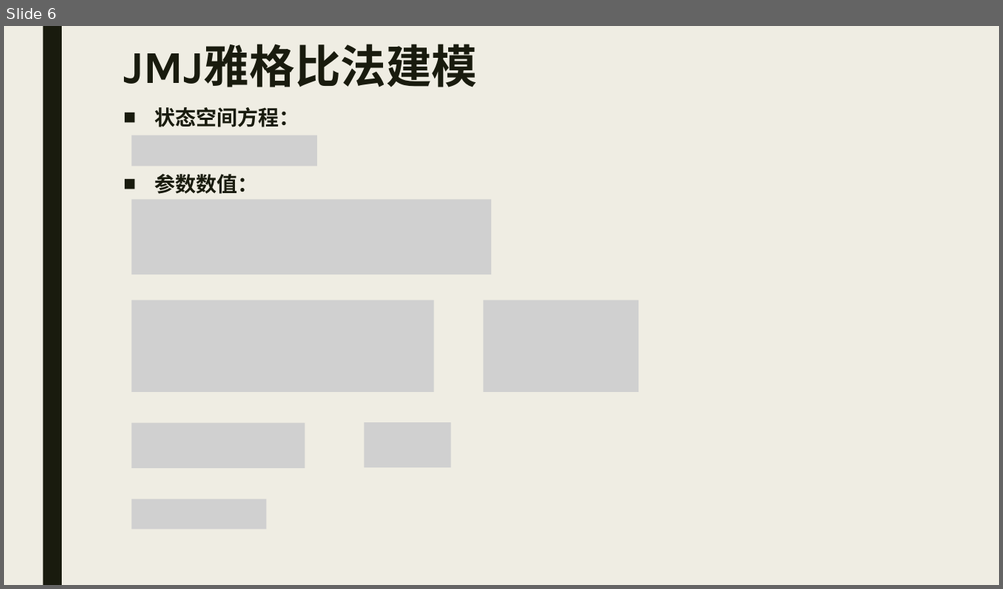
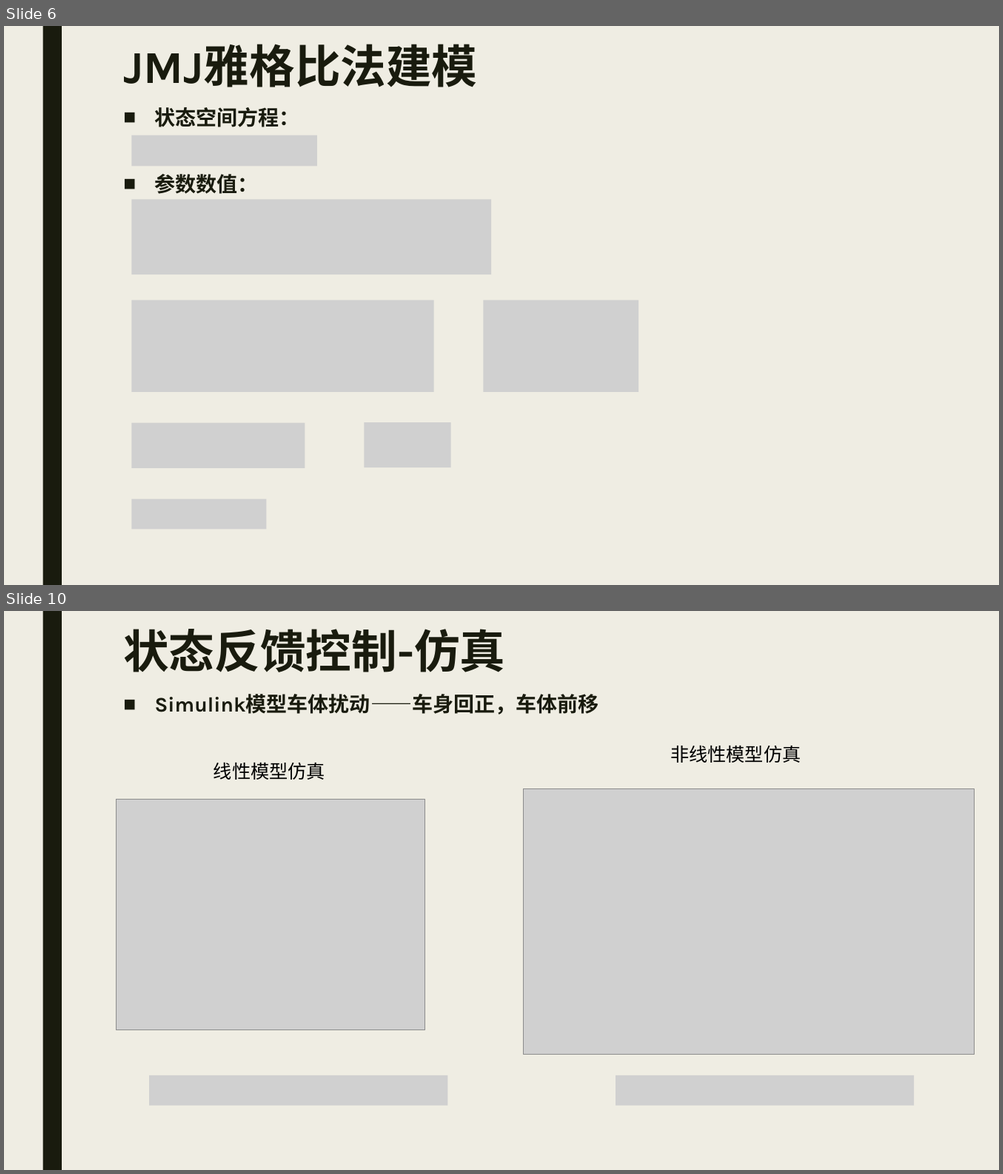
Before and after one commit to ZeroWeight/LC, a slide deck: Project/Pro1/Control_1.pptx. Shown one above the other, each under a label of ours: slide 6 before the commit, slides 6 and 10 after it; the slides between them are not shown. The pictures are 1003x589 and 1003x1174 pixels, drawn with LibreOffice and Linux fonts; fonts in the diff are those of the drawing; grey boxes stand for pictures. Boxes give left, top, right and bottom in pixels: in the first picture for what was removed or moved away, otherwise in the second. Text is boxed around its words. In the diff, an @@ line names an element or a change of style, - is before the commit and + after.

```diff
--- a/Project/Pro1/Control_1.pptx
+++ b/Project/Pro1/Control_1.pptx
@@ slide 10 added at [4,611,999,1170], background #EFEDE3; not listed: 1 template element that a slide beside it also shows @@
@@ title added at [123,629,505,672], 44 pt, text #191B0E, bold @@
+状态反馈控制-仿真
@@ text added at [155,694,599,715], 20 pt, text #191B0E, bold @@
+■ Simulink模型车体扰动——车身回正，车体前移
@@ text added at [213,762,325,780], 18 pt, text #000000 @@
+线性模型仿真
@@ text added at [670,745,800,763], 18 pt, text #000000 @@
+非线性模型仿真
@@ picture added at [116,799,425,1031] @@
@@ picture added at [523,789,974,1055] @@
@@ picture added at [150,1076,448,1105] @@
@@ picture added at [616,1076,914,1105] @@
```
Also in this commit, not shown: 5 other slides added, 9 other files.
